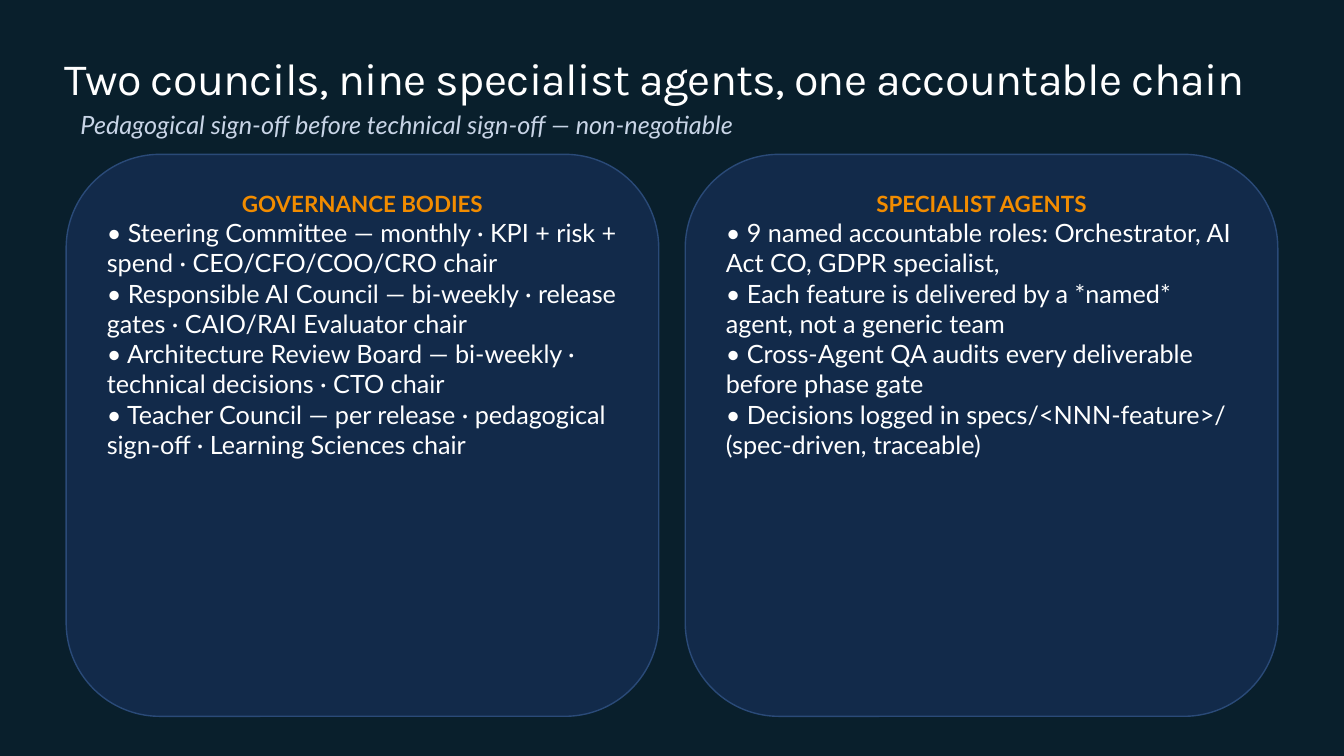
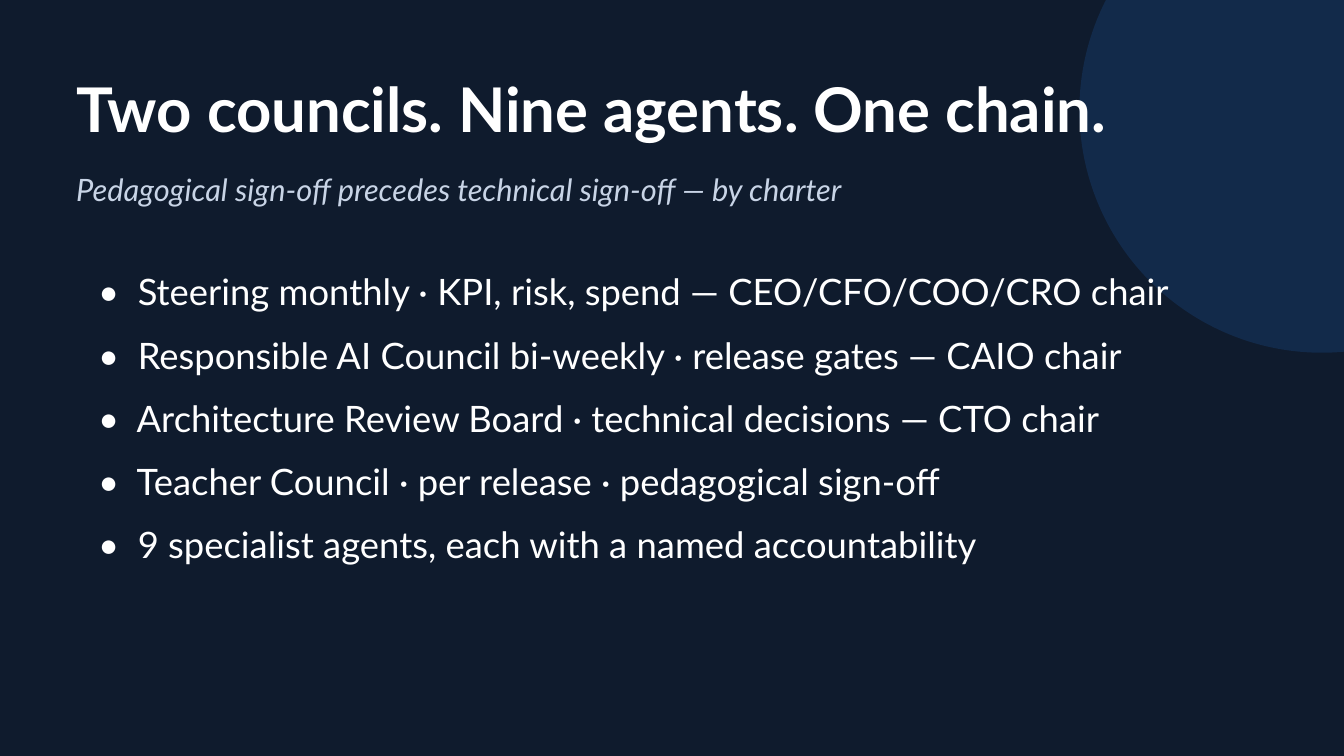
Before and after one commit to EtienneSIG/AMA_Project, a slide deck: slide 15 of Restitution01/build/LearnEU-CXO-Restitution.pptx. Drawn at 1344x756 pixels with LibreOffice and Linux fonts; fonts in the diff are those of the drawing; background and template pictures are left out. Boxes give left, top, right and bottom in pixels: in the first picture for what was removed or moved away, otherwise in the second. Text is boxed around its words. In the diff, an @@ line names an element or a change of style, - is before the commit and + after.

```diff
--- a/Restitution01/build/LearnEU-CXO-Restitution.pptx
+++ b/Restitution01/build/LearnEU-CXO-Restitution.pptx
@@ rectangle added at <box>0,0,1344,756</box>, fill #0F1B2D @@
@@ ellipse added at <box>1080,0,1344,353</box>, fill #122A4A @@
@@ text at <box>76,86,1106,143</box>: text changed; size 32 to 44 pt; font Karla to Lato; bold on @@
-Two councils, nine specialist agents, one accountable chain
+Two councils. Nine agents. One chain.
@@ text at <box>76,178,841,207</box>: text changed; size 18 to 22 pt @@
-Pedagogical sign-off before technical sign-off — non-negotiable
+Pedagogical sign-off precedes technical sign-off — by charter
@@ rounded rectangle removed at <box>686,154,1278,717</box> @@
-SPECIALIST AGENTS
-• 9 named accountable roles: Orchestrator, AI Act CO, GDPR specialist,
-• Each feature is delivered by a *named* agent, not a generic team
-• Cross-Agent QA audits every deliverable before phase gate
-• Decisions logged in specs/<NNN-feature>/ (spec-driven, traceable)
@@ text "• Steering monthly · KPI, ...": place and size @@
-text "• Steering monthly · KPI, ..." at <box>67,154,659,717</box>
+text "• Steering monthly · KPI, ..." at <box>137,278,1169,565</box>
@@ text "• Steering monthly · KPI, ..." at <box>137,278,1169,565</box>: fill #122A4A to none; outline #2A4A78 1 pt to none @@
@@ text at <box>137,278,1169,565</box>: text changed; size 18 to 26 pt @@
-GOVERNANCE BODIES
-• Steering Committee — monthly · KPI + risk + spend · CEO/CFO/COO/CRO chair
-• Responsible AI Council — bi-weekly · release gates · CAIO/RAI Evaluator chair
-• Architecture Review Board — bi-weekly · technical decisions · CTO chair
-• Teacher Council — per release · pedagogical sign-off · Learning Sciences chair
+• Steering monthly · KPI, risk, spend — CEO/CFO/COO/CRO chair
+• Responsible AI Council bi-weekly · release gates — CAIO chair
+• Architecture Review Board · technical decisions — CTO chair
+• Teacher Council · per release · pedagogical sign-off
+• 9 specialist agents, each with a named accountability
```
Also in this commit, not shown: 6 other slides changed, 6 slides added, 6 slides removed, 13 other files.
